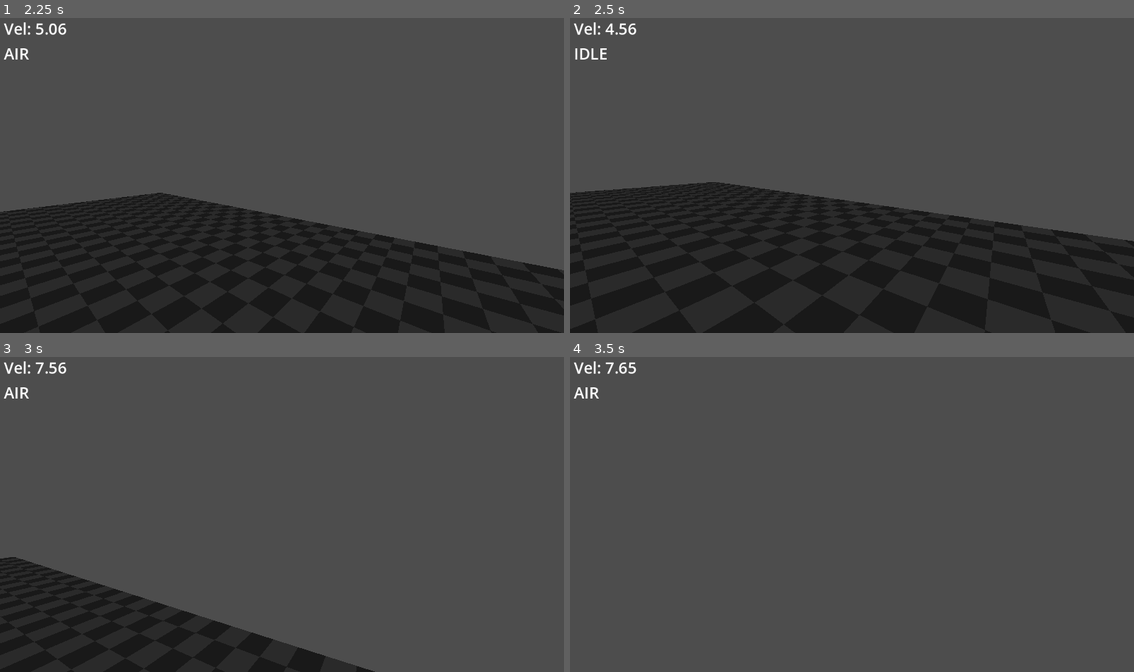
Above: before the commit, frames 1-4 (two rows, left to right).
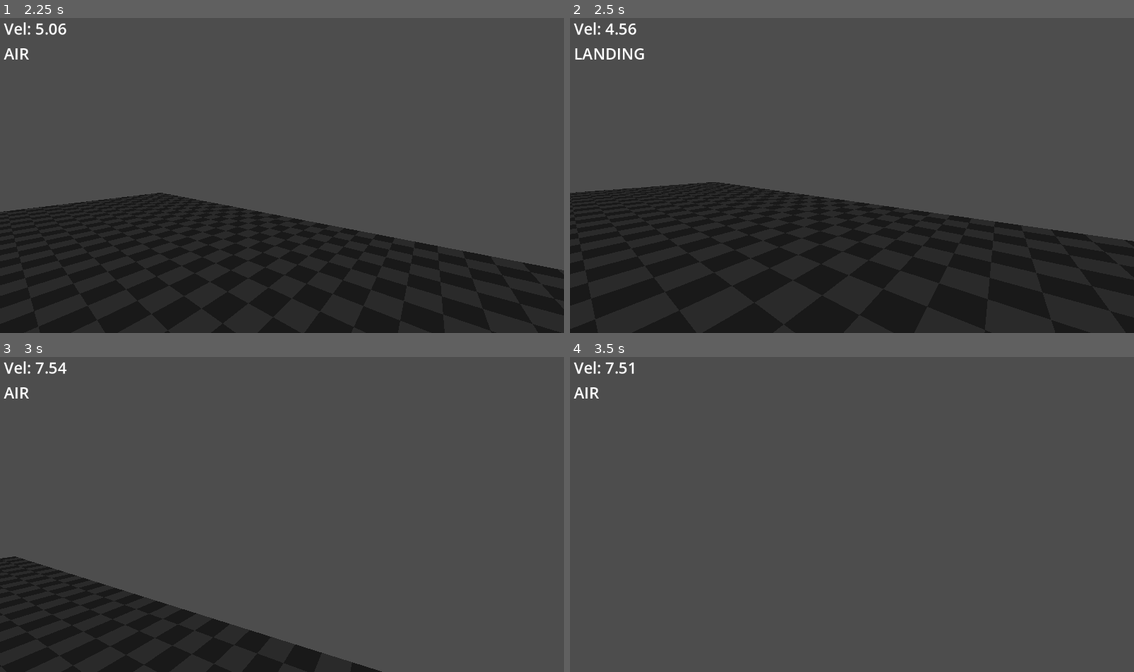
Above: after the commit, the same moments.

Repository: Octoan1/respawn26-colors
Game: Godot game, scene res://Game/main.tscn
The game is run twice, just before and just after one commit, with the same random seed, the same clock (stepped at 60 frames per second) and the same inputs. The engine's default icon, where the game draws it, is replaced by a stand-in: a white triangle on a blue panel in a dark square.
Inputs (mouse positions are in pixels of both pictures, inside the frame that each line leads up to):
- Up to frame 1 (2.25 s): click "START" at 0.5 s; tap Enter at 1.25 s; move the mouse to (406, 159) at 1.27 s; hold D (player_right) 1.28-2.03 s; hold Ctrl (player_slide) 1.28-2.03 s; click (406, 159) at 1.42 s; tap Space (player_jump) at 1.52, 1.82 s; tap Shift (player_sprint) at 1.55, 2.1 s; move the mouse to (253, 175) at 2.02 s; hold W (player_forwards) from 2.03 s (still down)
- Up to frame 2 (2.5 s): keep holding W (player_forwards); tap Space (player_jump) at 2.27, 2.3 s
- Up to frame 3 (3 s): keep holding W (player_forwards); tap Space (player_jump) at 2.57, 2.85 s; move the mouse to (293, 508) at 2.77 s; hold Ctrl (player_slide) from 2.78 s (still down)
- Up to frame 4 (3.5 s): keep holding W (player_forwards); keep holding Ctrl (player_slide)

Frame 1 is identical in both runs. In frame 2, 0.3% of the frame differs, in the area x 1-14%, y 9-14%; in frame 3, 0.3%, in the area x 0-68%, y 1-100%; in frame 4, less than 0.1%.

Commit message:
Updated slide with animation and added Landing state

Diff:
--- a/Entities/Player/States/air.gd
+++ b/Entities/Player/States/air.gd
@@ -19,7 +19,7 @@
 	if not player.is_on_floor():
 		player.velocity += player.get_gravity() * delta
 	else:
-		Transitioned.emit(self, "IDLE")
+		Transitioned.emit(self, "LANDING")
 		return
 
 	if Input.is_action_just_pressed("player_jump") and not player.coyote_timer.is_stopped():
--- /dev/null
+++ b/Entities/Player/States/landing_state.gd
@@ -0,0 +1,31 @@
+extends PlayerState
+
+
+func setup() -> void:
+	super()
+	pass
+
+func enter() -> void:
+	pass
+
+func exit() -> void:
+	pass
+
+func update(_delta: float) -> void:
+	pass
+
+func physics_update(_delta: float) -> void:
+	# slide pressed
+	if Input.is_action_pressed("player_slide"):
+		if player.horizonal_velocity.length() > player.slide_spd_req:
+			Transitioned.emit(self,"SLIDE")
+
+	var input_dir := Input.get_vector("player_left", "player_right", "player_forwards", "player_backwards")
+	var direction := (player.transform.basis * Vector3(input_dir.x, 0, input_dir.y)).normalized()
+	if direction:
+		if Input.is_action_pressed("player_sprint"):
+			Transitioned.emit(self,"RUN")
+		else:
+			Transitioned.emit(self,"WALK")
+	else:
+		Transitioned.emit(self,"IDLE")
--- a/Entities/Player/States/run_state.gd
+++ b/Entities/Player/States/run_state.gd
@@ -26,7 +26,7 @@
 
 	# slide pressed
 	if Input.is_action_just_pressed("player_slide"):
-		if player.horizonal_velocity.length() > 6:
+		if player.horizonal_velocity.length() > player.slide_spd_req:
 			Transitioned.emit(self,"SLIDE")
 
 	# sprint released -> walk
--- a/Entities/Player/States/slide_state.gd
+++ b/Entities/Player/States/slide_state.gd
@@ -1,4 +1,6 @@
 extends PlayerState
+
+@onready var animation_player: AnimationPlayer = $"../../AnimationPlayer"
 
 func setup() -> void:
 	super()
@@ -6,18 +8,31 @@
 
 func enter() -> void:
 	# shrink head
-	%Head.position.y -= 0.25
+	animation_player.play("start_slide")
 	player.velocity *= Vector3(1.5,0,1.5)
 
 func exit() -> void:
 	# restore head
-	%Head.position.y += 0.25
+	animation_player.play("end_slide")
 	pass
 
 func update(_delta: float) -> void:
 	pass
 
 func physics_update(delta: float) -> void:
+	# player jumps
+	if Input.is_action_just_pressed("player_jump") and player.is_on_floor():
+		Transitioned.emit(self, "JUMP")
+
+	# player starts falling (could be pushed off edge)
+	if not player.is_on_floor():
+		player.coyote_timer.start()
+		Transitioned.emit(self, "AIR")
+		return
+
+	if Input.is_action_just_released("player_slide"):
+		Transitioned.emit(self,"LANDING")
+
 	if player.velocity:
 		player.velocity.x = move_toward(player.velocity.x, 0, 0.25* player.acceleration * delta)
 		player.velocity.z = move_toward(player.velocity.z, 0, 0.25*player.acceleration * delta)
--- a/Entities/Player/player.gd
+++ b/Entities/Player/player.gd
@@ -8,7 +8,7 @@
 @export var walk_speed:float = 5.0
 @export var run_speed:float = 8.0
 @export var acceleration:float = 15.0
-@export var slide_spd_req:float = 7.0
+@export var slide_spd_req:float = 5.1
 
 # Air movement settings
 @export var jump_velocity:float = 4.5
--- a/Entities/Player/player.tscn
+++ b/Entities/Player/player.tscn
@@ -11,11 +11,66 @@
 [ext_resource type="Script" uid="uid://b7m30eoriqxd" path="res://Entities/Player/States/wall_riding.gd" id="6_4wf4l"]
 [ext_resource type="Script" uid="uid://dqviqt5hnpsuc" path="res://Entities/Player/States/wall_jump.gd" id="7_01a4e"]
 [ext_resource type="Script" uid="uid://b4o0syihug2u2" path="res://Entities/Player/States/slide_state.gd" id="7_ap3xn"]
+[ext_resource type="Script" uid="uid://c46mxkgb0dg1e" path="res://Entities/Player/States/landing_state.gd" id="9_owvpp"]
 [ext_resource type="Script" uid="uid://6wd36mbo3304" path="res://Entities/Player/push_off_wall.gd" id="12_iplt1"]
 
 [sub_resource type="CapsuleShape3D" id="CapsuleShape3D_0t4wu"]
 
 [sub_resource type="CapsuleMesh" id="CapsuleMesh_g4v7s"]
+
+[sub_resource type="Animation" id="Animation_r8fok"]
+length = 0.001
+tracks/0/type = "value"
+tracks/0/imported = false
+tracks/0/enabled = true
+tracks/0/path = NodePath("Head:position")
+tracks/0/interp = 1
+tracks/0/loop_wrap = true
+tracks/0/keys = {
+"times": PackedFloat32Array(0),
+"transitions": PackedFloat32Array(1),
+"update": 0,
+"values": [Vector3(0, 0.5, 0)]
+}
+
+[sub_resource type="Animation" id="Animation_owvpp"]
+resource_name = "end_slide"
+length = 0.5
+tracks/0/type = "value"
+tracks/0/imported = false
+tracks/0/enabled = true
+tracks/0/path = NodePath("Head:position")
+tracks/0/interp = 1
+tracks/0/loop_wrap = true
+tracks/0/keys = {
+"times": PackedFloat32Array(0, 0.5),
+"transitions": PackedFloat32Array(1, 1),
+"update": 0,
+"values": [Vector3(0, 0.25, 0), Vector3(0, 0.5, 0)]
+}
+
+[sub_resource type="Animation" id="Animation_xr8lj"]
+resource_name = "start_slide"
+length = 0.19999999999999998
+tracks/0/type = "value"
+tracks/0/imported = false
+tracks/0/enabled = true
+tracks/0/path = NodePath("Head:position")
+tracks/0/interp = 1
+tracks/0/loop_wrap = true
+tracks/0/keys = {
+"times": PackedFloat32Array(0, 0.16666667),
+"transitions": PackedFloat32Array(1, 1),
+"update": 0,
+"values": [Vector3(0, 0.5, 0), Vector3(0, 0.25, 0)]
+}
+
+[sub_resource type="AnimationLibrary" id="AnimationLibrary_r8fok"]
+_data = {
+&"RESET": SubResource("Animation_r8fok"),
+&"end_slide": SubResource("Animation_owvpp"),
+&"start_slide": SubResource("Animation_xr8lj")
+}
 
 [node name="Player" type="CharacterBody3D" unique_id=493457226]
 script = ExtResource("1_mv1ah")
@@ -51,6 +106,9 @@
 [node name="SLIDE" type="Node" parent="StateMachine" unique_id=532242521]
 script = ExtResource("7_ap3xn")
 
+[node name="LANDING" type="Node" parent="StateMachine" unique_id=2094160845]
+script = ExtResource("9_owvpp")
+
 [node name="JUMP" type="Node" parent="StateMachine" unique_id=1530998249]
 script = ExtResource("4_tekja")
 
@@ -70,6 +128,9 @@
 layers = 2
 mesh = SubResource("CapsuleMesh_g4v7s")
 
+[node name="AnimationPlayer" type="AnimationPlayer" parent="." unique_id=650415297]
+libraries/ = SubResource("AnimationLibrary_r8fok")
+
 [node name="Debug" type="CanvasLayer" parent="." unique_id=1850901123]
 
 [node name="DebugVelocity" type="Label" parent="Debug" unique_id=2049311721]
Not shown, added: Entities/Player/States/landing_state.gd.uid
